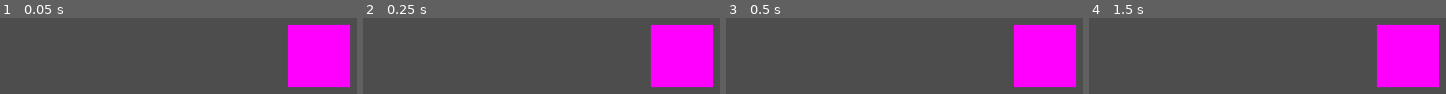
Above: before the commit, frames 1-4 (left to right).
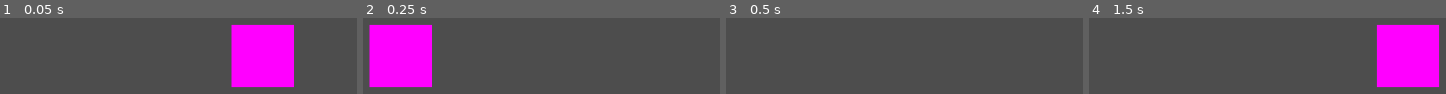
Above: after the commit, the same moments.

Repository: Sondrejk/first_day_at_the_dyrepark
Game: Godot game, scene res://DansMedBjørner/Scenes/DansMedBjørnen.tscn
The game is run twice, just before and just after one commit, with the same random seed, the same clock (stepped at 60 frames per second) and the same inputs. This scene is started directly instead of the project's main scene.
Inputs:
- Up to frame 1 (0.05 s): no input
- Up to frame 2 (0.25 s): no input
- Up to frame 3 (0.5 s): no input
- Up to frame 4 (1.5 s): hold D (right) 0.53-1.28 s; tap I at 0.6 s; tap Enter at 1.25 s; hold S (down) from 1.28 s (still down); tap O at 1.35 s

The runs differ from the first frame. In frame 1, 26% of the frame differs, in the area x 64-99%, y 9-91%; in frame 2, 29%, in the area x 1-99%, y 9-91%; in frame 3, 14%; in frame 4, nothing differs.

Commit message:
Work on DansMedBjørnen minigame
Added main logic, but is very buggy and i need to understand
the await method

Diff:
--- a/First Day At The Dyrepark/DansMedBjørner/Scripts/DancingBear.gd
+++ b/First Day At The Dyrepark/DansMedBjørner/Scripts/DancingBear.gd
@@ -1,4 +1,28 @@
 extends Sprite2D
 
+var possible_dance_moves : Array = ["Left", "Right", "Up", "Down"]
 var bear_dance_moves : Array
-var player_dance_moves : Array
+var time_between_moves : float = 1.0
+var start_position : Vector2 = Vector2(0, 0)
+
+# Function to append a random dance move from the possible ones to the bear dance move list
+func add_random_dance_move():
+	bear_dance_moves.append(possible_dance_moves[randi_range(0, len(possible_dance_moves)-1)])
+
+func perform_dance_moves():
+	for move in bear_dance_moves:
+		if move == "Up":
+			position.y -= 30
+		elif move == "Down":
+			position.y += 30
+		elif move == "Left":
+			position.x -= 30
+		elif move == "Right":
+			position.x += 30
+		await get_tree().create_timer(time_between_moves).timeout
+		position = start_position
+		await get_tree().create_timer(time_between_moves).timeout
+
+func _process(delta):
+	await add_random_dance_move()
+	await perform_dance_moves()
--- a/First Day At The Dyrepark/Dyrepark/Scenes/KlappHundenTrigger.tscn
+++ b/First Day At The Dyrepark/Dyrepark/Scenes/KlappHundenTrigger.tscn
@@ -8,6 +8,7 @@
 [node name="KlappHundenTrigger" type="Area2D"]
 position = Vector2(143, 0)
 script = ExtResource("1_0q8jd")
+minigame_scene = "res://DansMedBjørner/Scenes/DansMedBjørnen.tscn"
 
 [node name="CollisionShape2D" type="CollisionShape2D" parent="."]
 shape = SubResource("CircleShape2D_ml2ah")
